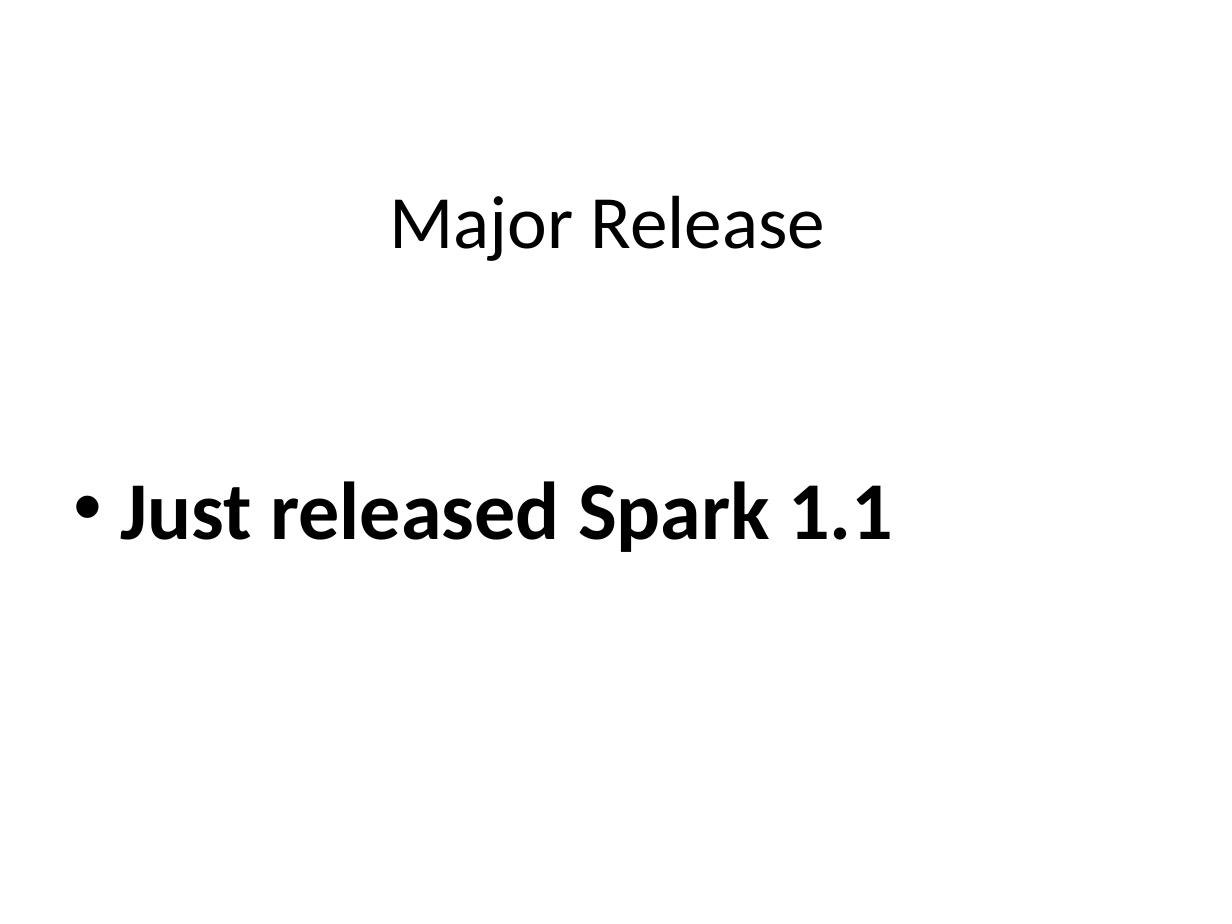
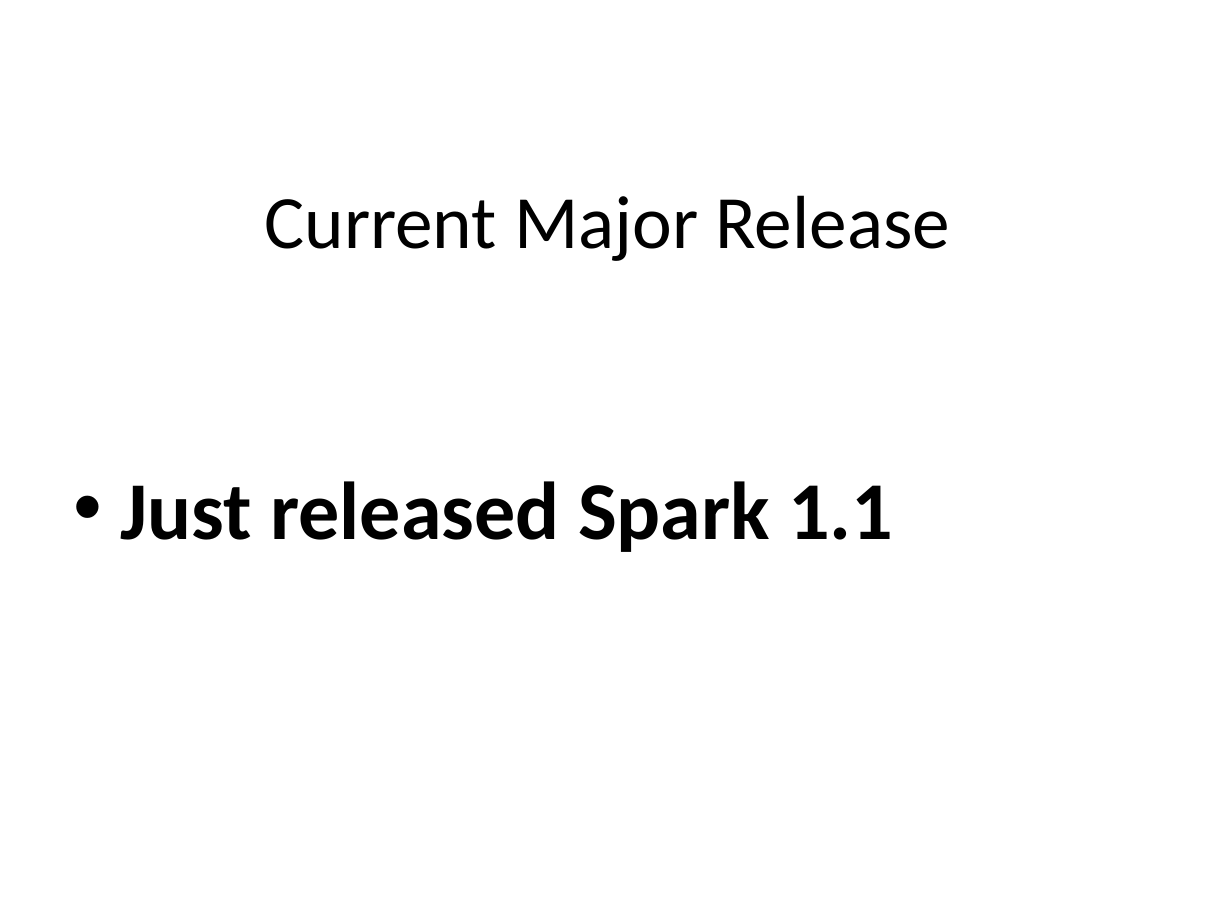
Before and after one commit to CrazyJvm/myslide, a slide deck: slide 3 of SACC2014/SACC2014.pptx. Drawn at 1232x924 pixels with LibreOffice and Linux fonts; fonts in the diff are those of the drawing. Boxes give left, top, right and bottom in pixels: in the first picture for what was removed or moved away, otherwise in the second. Text is boxed around its words. In the diff, an @@ line names an element or a change of style, - is before the commit and + after.

Commit message:
specify current major version

```diff
--- a/SACC2014/SACC2014.pptx
+++ b/SACC2014/SACC2014.pptx
@@ title at bbox=[264, 195, 950, 261]: text changed @@
-Major Release
+Current Major Release
```
